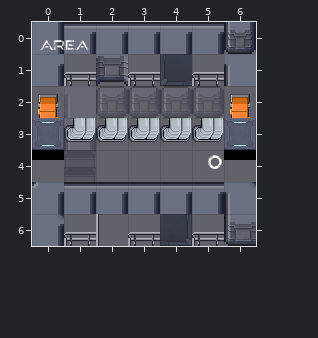
Level history. Tiled map: cocos/Code/assets/resources/map/map_T-1.tmx. This is how it looked before the edit.
Cells are 32x32 px. Shown: x 0..6, y 0..6. Not drawn, because the pictures are missing: unchanged layer "Tile Layer 5".
New version:
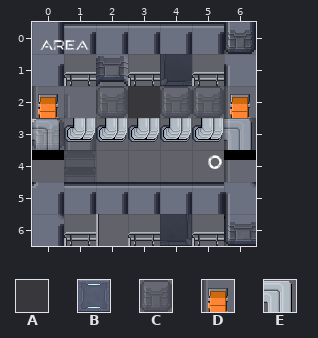
Key: from "proba_scifi": A 29, B 145; from "scifi_tileset_02": C 21, D 35, E 180.
_ is an empty cell.
See-through tiles are keyed as they look on the map.
What changed:
{"where": "layer \"f\""}
{"y":3,"x":0,"old":"_","new":"E"}
{"y":3,"x":6,"old":"_","new":"E"}
{"where": "layer \"sh\""}
{"y":2,"x":0,"old":"_","new":"D"}
{"y":2,"x":3,"old":"C","new":"A"}
{"y":2,"x":6,"old":"_","new":"D"}
{"y":4,"x":6,"old":"_","new":"D"}
{"where": "layer \"p\""}
{"y":3,"x":0,"old":"B","new":"_"}
{"y":3,"x":6,"old":"B","new":"_"}
